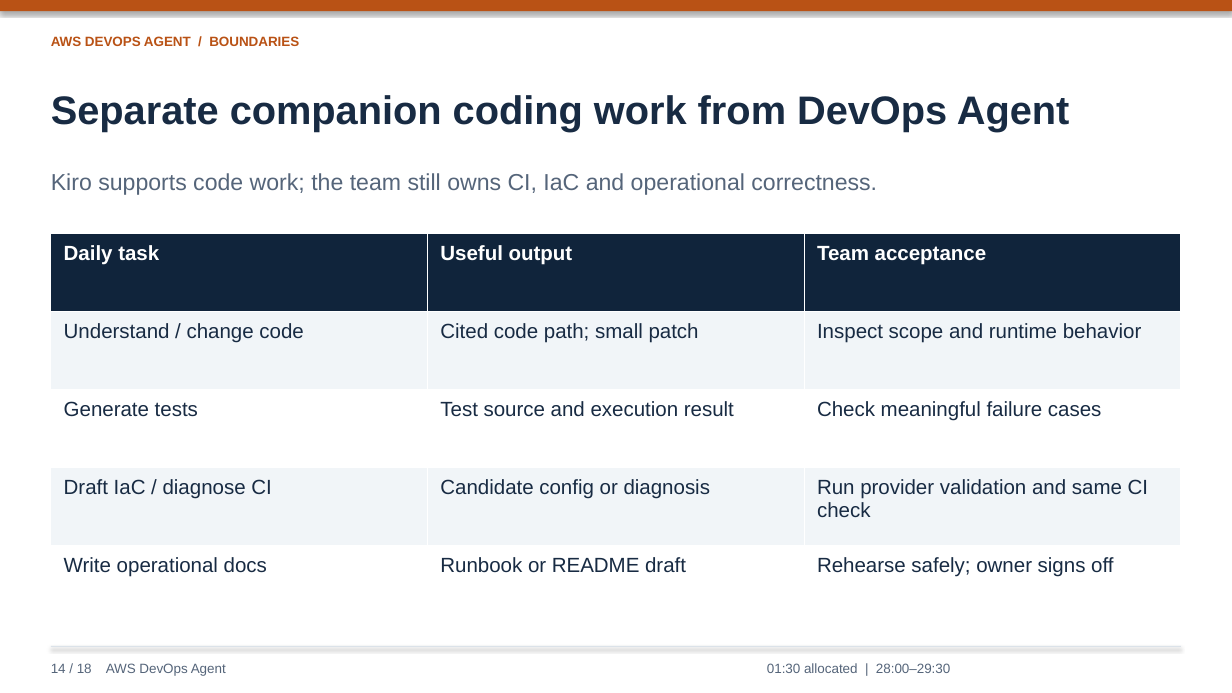
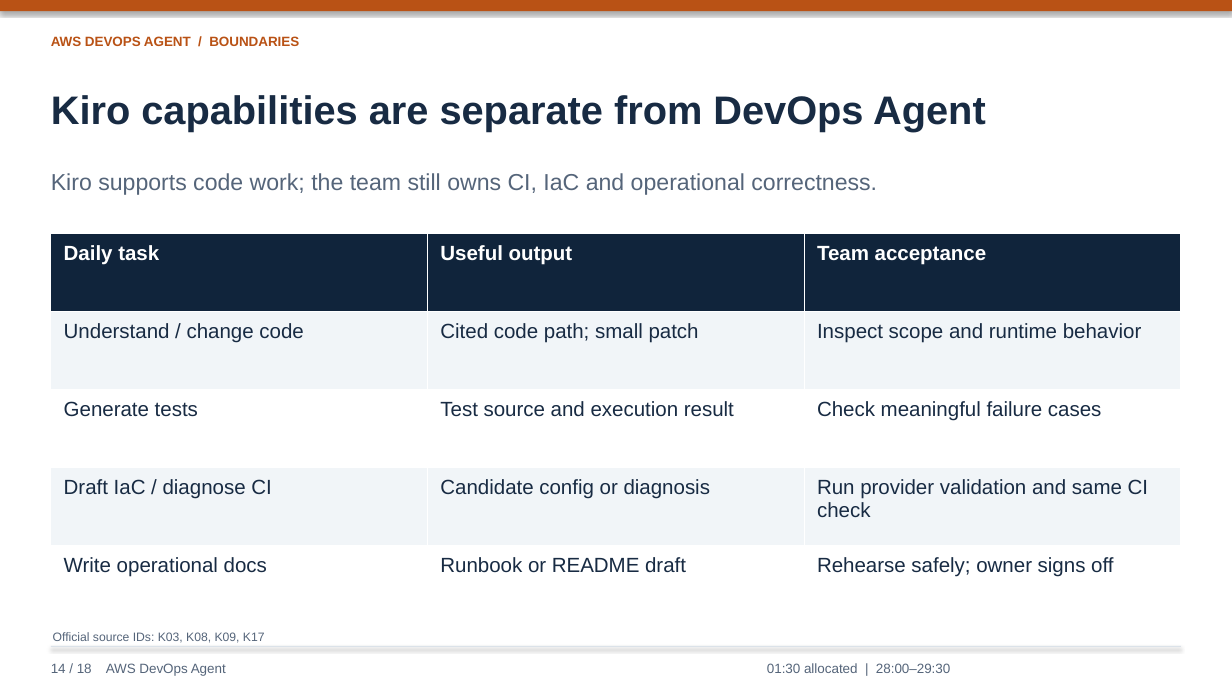
Before and after one commit to lyrel-dev/frontier-agents, a slide deck: slide 14 of presentations/aws-devops-agent-presentation.pptx. Drawn at 1232x693 pixels with LibreOffice and Linux fonts; fonts in the diff are those of the drawing. Boxes give left, top, right and bottom in pixels: in the first picture for what was removed or moved away, otherwise in the second. Text is boxed around its words. In the diff, an @@ line names an element or a change of style, - is before the commit and + after.

```diff
--- a/presentations/aws-devops-agent-presentation.pptx
+++ b/presentations/aws-devops-agent-presentation.pptx
@@ text at [51,95,986,131]: text changed @@
-Separate companion coding work from DevOps Agent
+Kiro capabilities are separate from DevOps Agent
@@ text added at [53,632,265,643], 9.5 pt, text #55657A @@
+Official source IDs: K03, K08, K09, K17
```
Also in this commit, not shown: 17 other slides changed, 19 slides added.
